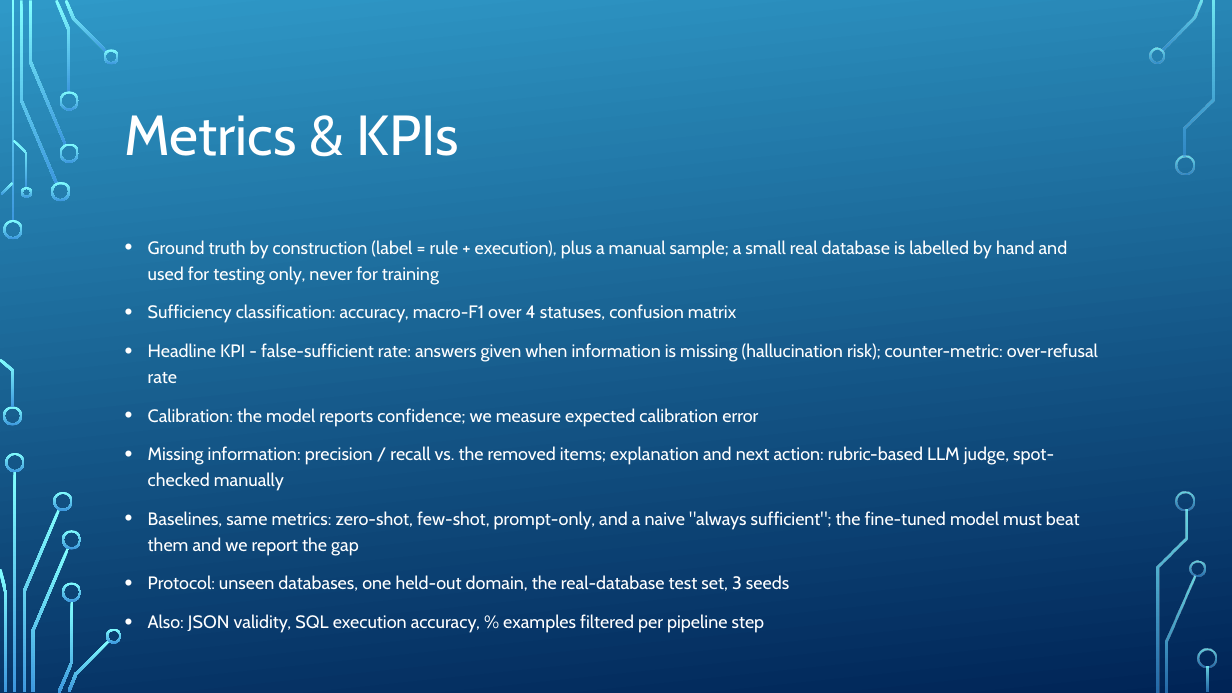
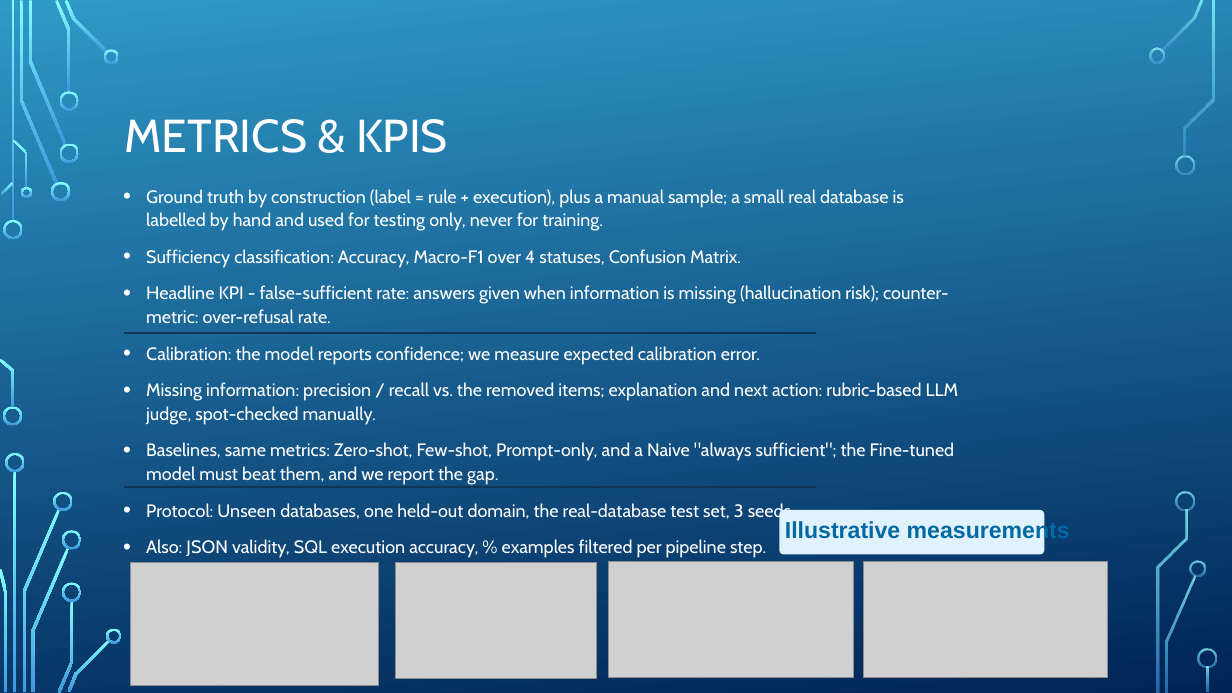
Before and after one commit to ofirbuch-minervaxr/information-sufficiency-unfamiliar-databases, a slide deck: slide 9 of Slides/Information Sufficiency in Unfamiliar Databases.pptx (slide 8 before the commit). Drawn at 1232x693 pixels with LibreOffice and Linux fonts; fonts in the diff are those of the drawing; grey boxes stand for pictures; background and template pictures are left out. Boxes give left, top, right and bottom in pixels: in the first picture for what was removed or moved away, otherwise in the second. Text is boxed around its words. In the diff, an @@ line names an element or a change of style, - is before the commit and + after.

Commit message:
Significant Revision
Besides success criterias are vague, it is a massive improvement given the time constraint left.

```diff
--- a/Slides/Information Sufficiency in Unfamiliar Databases.pptx
+++ b/Slides/Information Sufficiency in Unfamiliar Databases.pptx
@@ text at (x1=125, y1=119, x2=448, y2=153): text changed; size 44 to 36 pt @@
-Metrics & KPIs
+METRICS & KPIS
@@ text at (x1=146, y1=189, x2=959, y2=558): text changed @@
-• Ground truth by construction (label = rule + execution), plus a manual sample; a small real database is labelled by hand and used for testing only, never for training
-• Sufficiency classification: accuracy, macro-F1 over 4 statuses, confusion matrix
-• Headline KPI - false-sufficient rate: answers given when information is missing (hallucination risk); counter-metric: over-refusal rate
-• Calibration: the model reports confidence; we measure expected calibration error
-• Missing information: precision / recall vs. the removed items; explanation and next action: rubric-based LLM judge, spot-checked manually
-• Baselines, same metrics: zero-shot, few-shot, prompt-only, and a naive "always sufficient"; the fine-tuned model must beat them and we report the gap
-• Protocol: unseen databases, one held-out domain, the real-database test set, 3 seeds
-• Also: JSON validity, SQL execution accuracy, % examples filtered per pipeline step
+• Ground truth by construction (label = rule + execution), plus a manual sample; a small real database is labelled by hand and used for testing only, never for training.
+• Sufficiency classification: Accuracy, Macro-F1 over 4 statuses, Confusion Matrix.
+• Headline KPI - false-sufficient rate: answers given when information is missing (hallucination risk); counter-metric: over-refusal rate.
+• Calibration: the model reports confidence; we measure expected calibration error.
+• Missing information: precision / recall vs. the removed items; explanation and next action: rubric-based LLM judge, spot-checked manually.
+• Baselines, same metrics: Zero-shot, Few-shot, Prompt-only, and a Naive "always sufficient"; the Fine-tuned model must beat them, and we report the gap.
+• Protocol: Unseen databases, one held-out domain, the real-database test set, 3 seeds.
+• Also: JSON validity, SQL execution accuracy, % examples filtered per pipeline step.
@@ line added from (124, 333) to (816, 333), #0E3554 1.5 pt @@
@@ line added from (124, 487) to (816, 487), #0E3554 1.5 pt @@
@@ rounded rectangle added at (x1=779, y1=510, x2=1044, y2=555), fill #E0F2FE @@
@@ text added at (x1=785, y1=519, x2=1070, y2=543), 18 pt, text #0369A1, bold @@
+Illustrative measurements
@@ picture added at (x1=130, y1=562, x2=379, y2=686) @@
@@ picture added at (x1=396, y1=562, x2=597, y2=678) @@
@@ picture added at (x1=608, y1=562, x2=853, y2=678) @@
@@ picture added at (x1=863, y1=562, x2=1108, y2=678) @@
```
Also in this commit, not shown: 6 other slides changed, 2 slides added, 1 other file.
